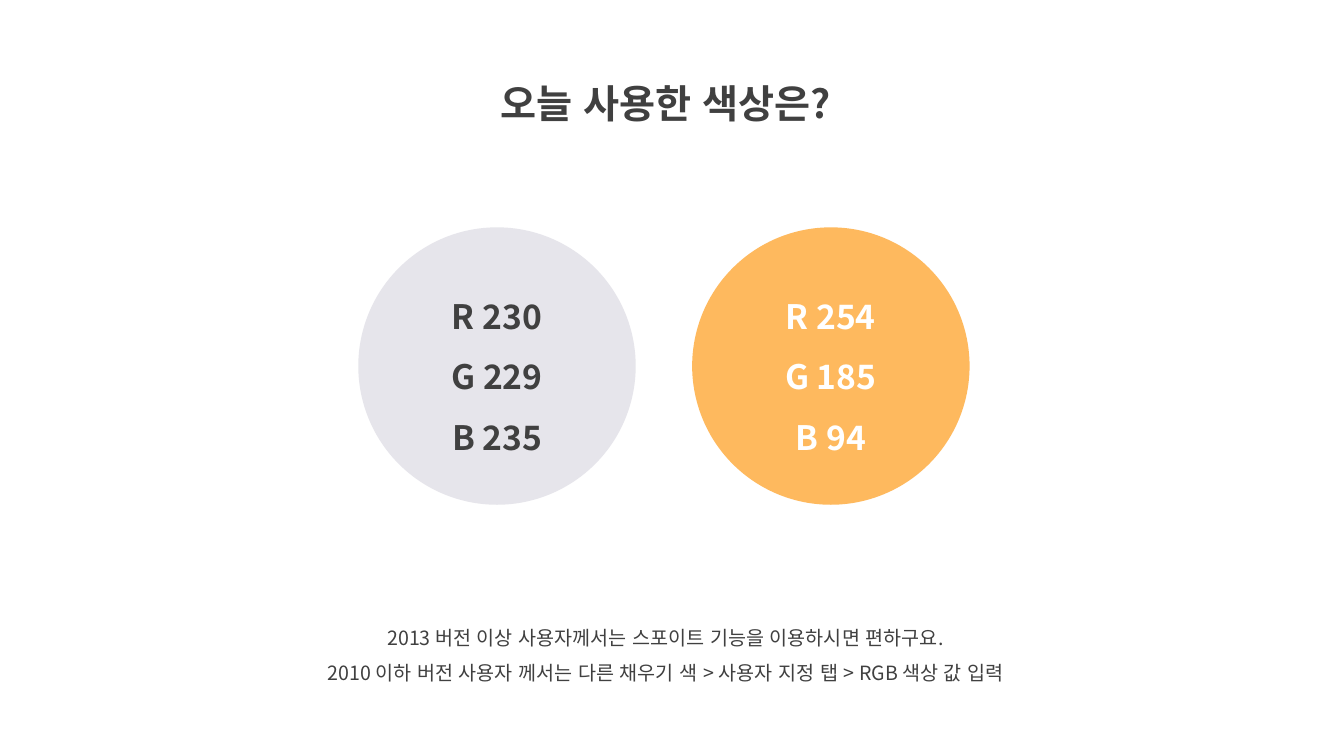
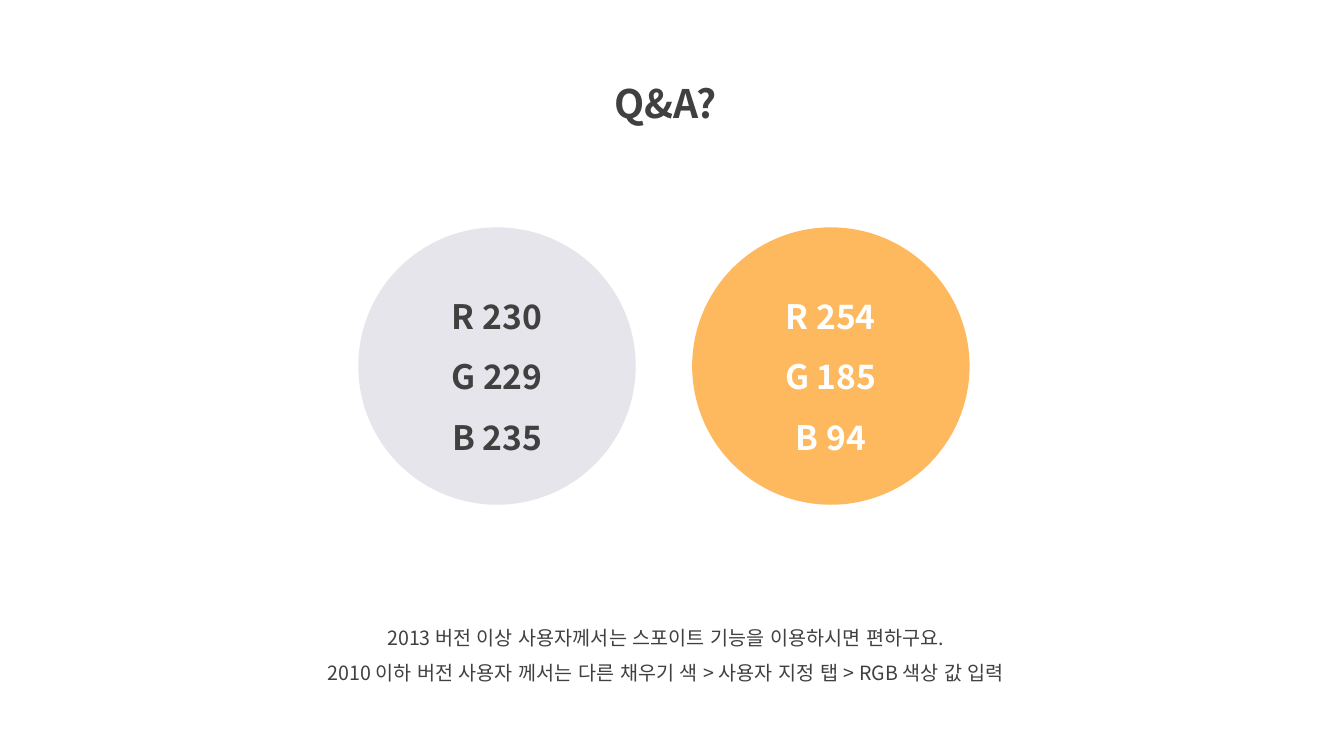
Before and after one commit to KwDrama/OST, a slide deck: slide 21 of Document/OSS_Team5_Project_Final.pptx (slide 7 before the commit). Drawn at 1344x756 pixels with LibreOffice and Linux fonts; fonts in the diff are those of the drawing. Boxes give left, top, right and bottom in pixels: in the first picture for what was removed or moved away, otherwise in the second. Text is boxed around its words. In the diff, an @@ line names an element or a change of style, - is before the commit and + after.

```diff
--- a/Document/OSS_Team5_Project_Final.pptx
+++ b/Document/OSS_Team5_Project_Final.pptx
@@ text at [614, 87, 717, 126]: text changed @@
-오늘 사용한 색상은?
+Q&A?
```
Also in this commit, not shown: 3 other slides changed, 15 slides added, 1 slide removed, 4 other files.
